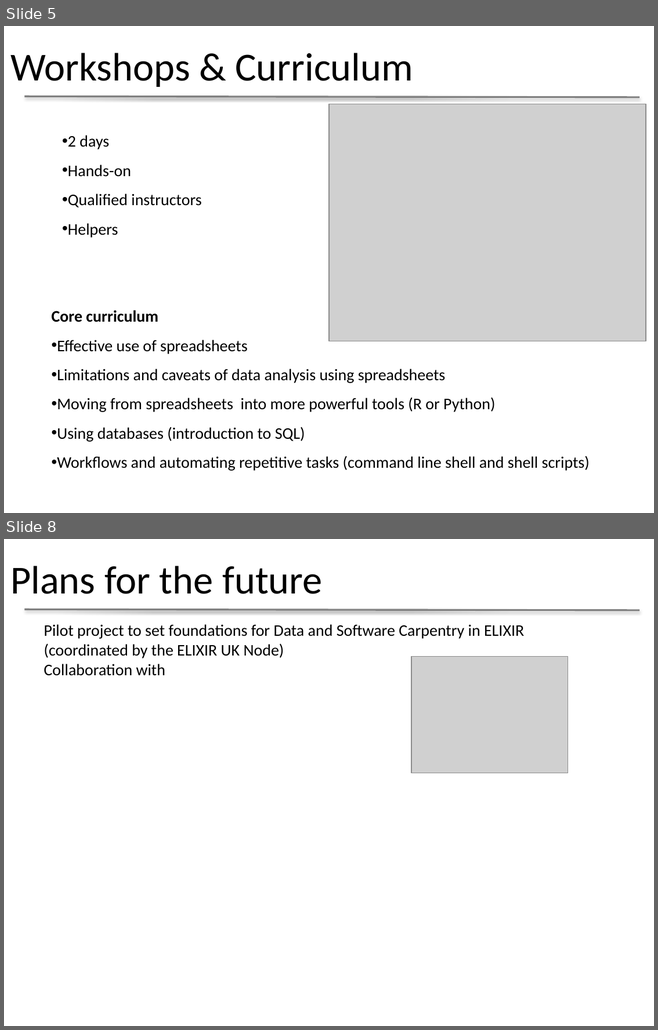
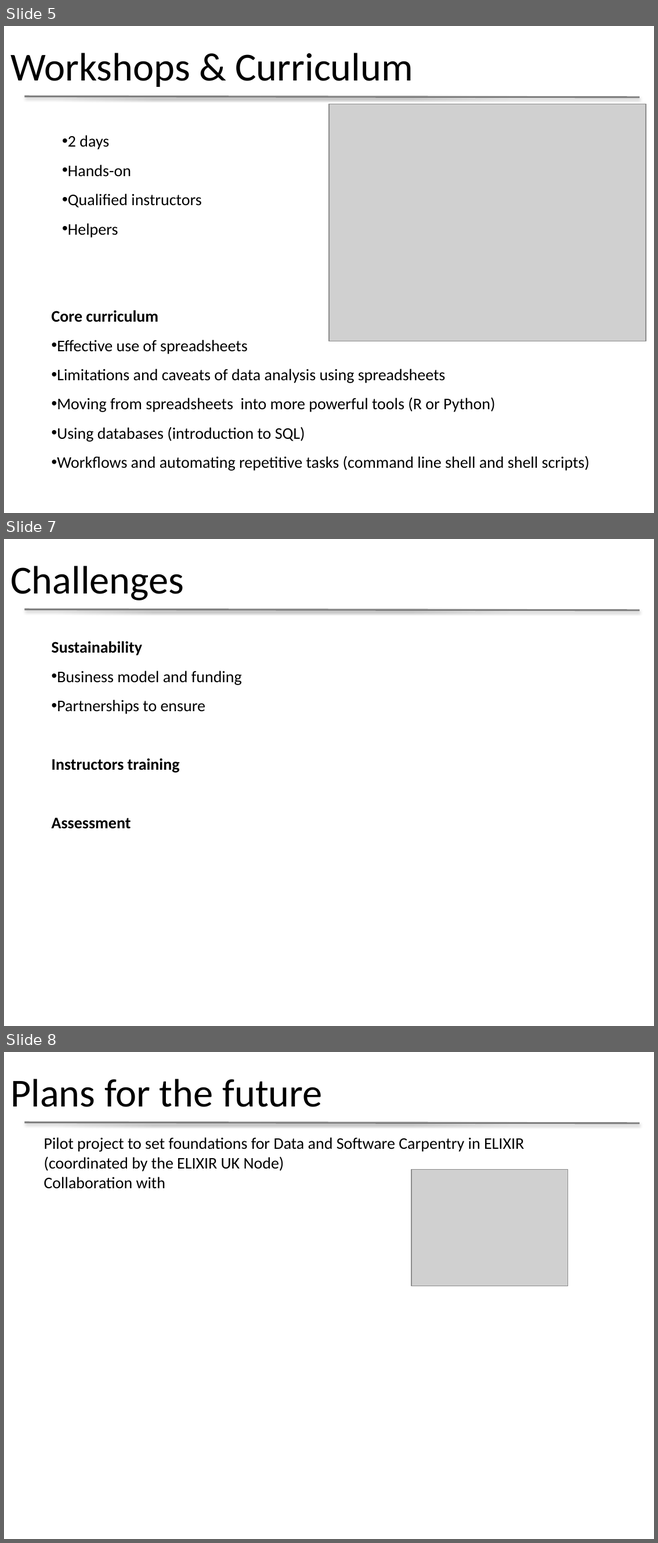
Before and after one commit to datacarpentry/presentations, a slide deck: IDCC2015_Data_Carpentry.pptx. Shown one above the other, each under a label of ours: slides 5 and 8 before the commit, slides 5, 7 and 8 after it; the slides between them are not shown. The pictures are 658x1030 and 658x1543 pixels, drawn with LibreOffice and Linux fonts; fonts in the diff are those of the drawing; grey boxes stand for pictures; background and template pictures are left out. Boxes give left, top, right and bottom in pixels: in the first picture for what was removed or moved away, otherwise in the second. Text is boxed around its words. In the diff, an @@ line names an element or a change of style, - is before the commit and + after.

```diff
--- a/IDCC2015_Data_Carpentry.pptx
+++ b/IDCC2015_Data_Carpentry.pptx
@@ slide 7 added at <box>4,539,654,1026</box>, background #FFFFFF; not listed: 1 template element that a slide beside it also shows @@
@@ title added at <box>10,566,184,600</box>, 44 pt, text #000000 @@
+Challenges
@@ text added at <box>52,641,242,829</box>, 18 pt, text #000000, bold @@
+Sustainability
+• Business model and funding
+• Partnerships to ensure
+Instructors training
+Assessment
```
Also in this commit, not shown: 2 slides changed, 1 slide removed.
